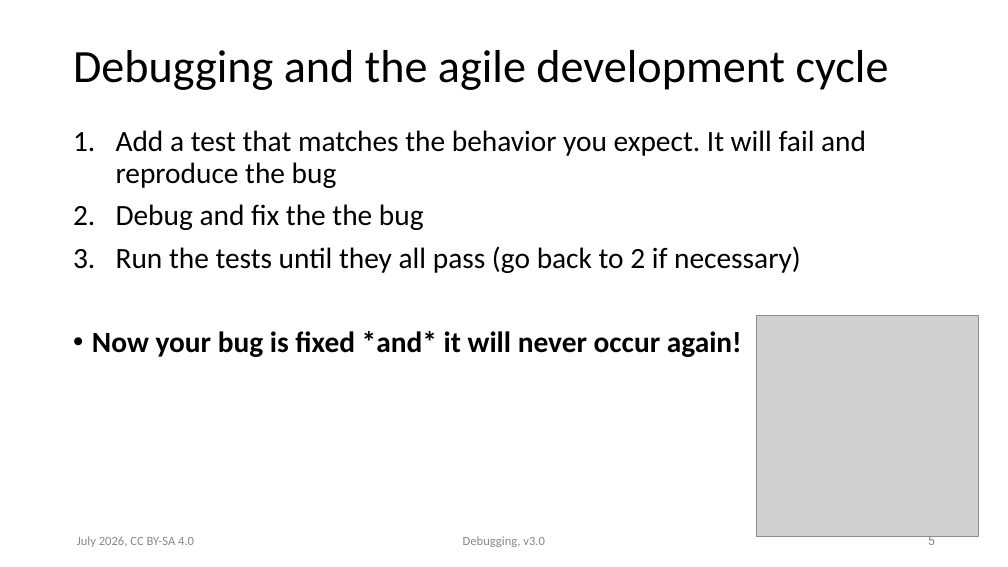
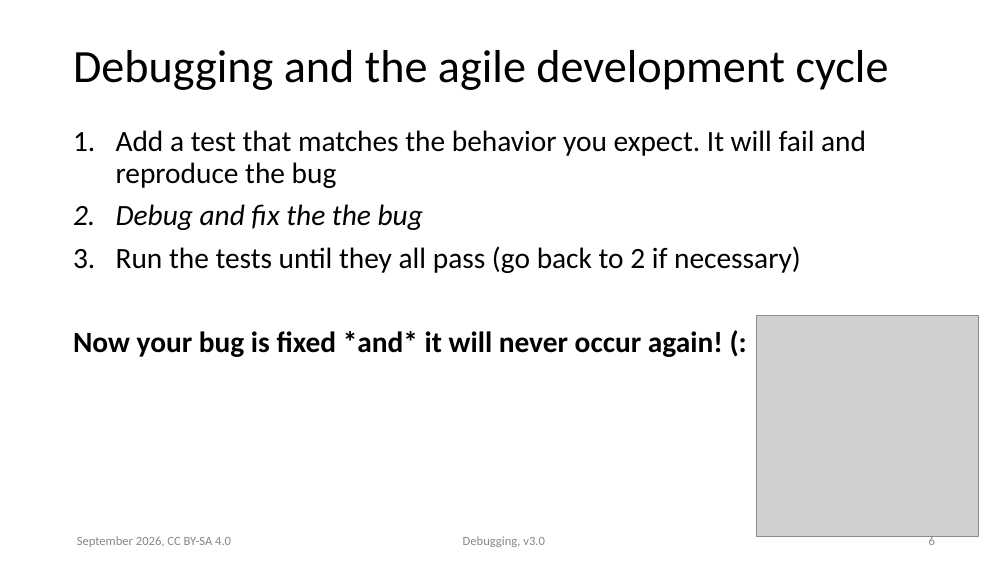
Before and after one commit to ASPP/testing_debugging_profiling, a slide deck: slide 6 of debugging.pptx (slide 5 before the commit). Drawn at 1008x567 pixels with LibreOffice and Linux fonts; fonts in the diff are those of the drawing; grey boxes stand for pictures. Boxes give left, top, right and bottom in pixels: in the first picture for what was removed or moved away, otherwise in the second. Text is boxed around its words. In the diff, an @@ line names an element or a change of style, - is before the commit and + after.

Commit message:
Small changes to debug presi for Prague

```diff
--- a/debugging.pptx
+++ b/debugging.pptx
@@ text at bbox=[116, 130, 866, 273]: italic on in "Debug and fix the the bug"; less space between paragraphs @@
@@ text at bbox=[73, 331, 723, 357]: text changed @@
-• Now your bug is fixed *and* it will never occur again!
+Now your bug is fixed *and* it will never occur again! (:
@@ text at bbox=[77, 536, 231, 547]: text changed @@
-July 2026, CC BY-SA 4.0
+September 2026, CC BY-SA 4.0
```
Also in this commit, not shown: 19 other slides changed, 2 slides added, 1 other file.
